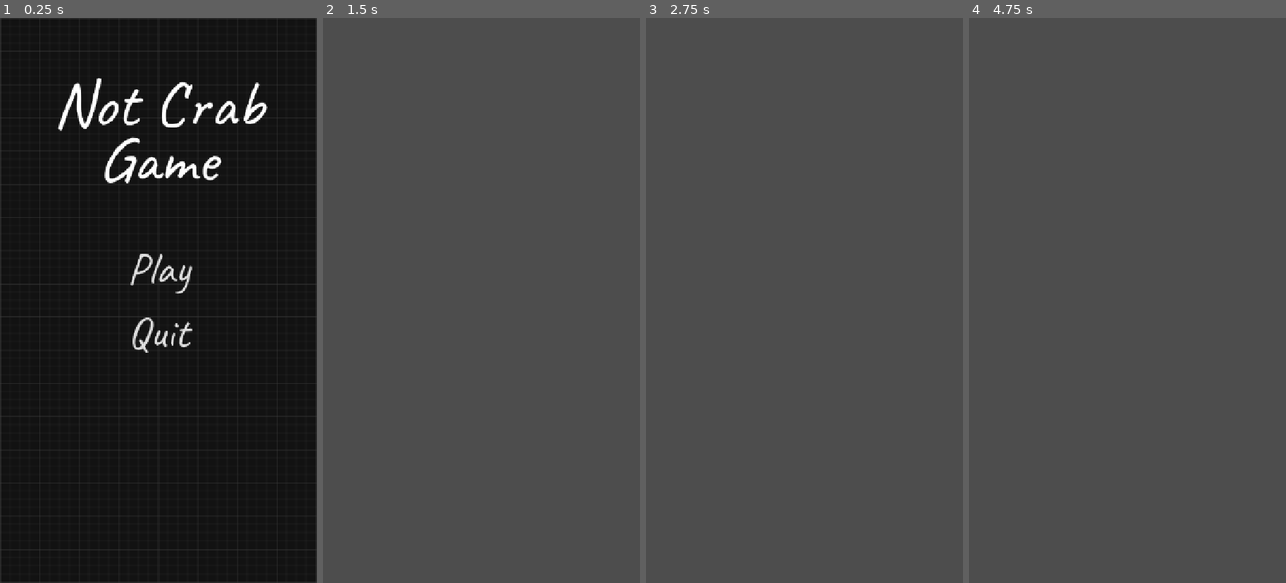
Above: before the commit, frames 1-4 (left to right).
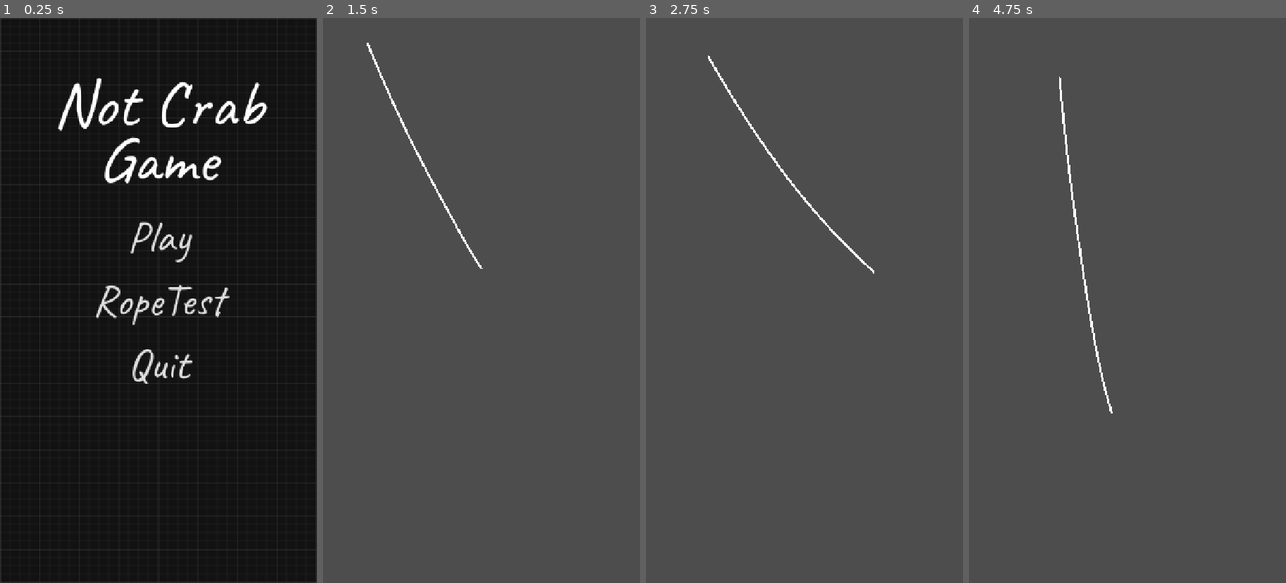
Above: after the commit, the same moments.

Repository: romeshdev/GGJ26
Game: Godot game, scene res://Scenes/Start.tscn
The game is run twice, just before and just after one commit, with the same random seed, the same clock (stepped at 60 frames per second) and the same inputs.
Inputs (mouse positions are in pixels of both pictures, inside the frame that each line leads up to):
- Up to frame 1 (0.25 s): no input
- Up to frame 2 (1.5 s): click (481, 300) at 0.5 s, where only the run after the commit has a clickable "RopeTest"; click (481, 266) at 1.25 s, where only the run before the commit has a clickable "Play"
- Up to frame 3 (2.75 s): move the mouse to (874, 272) at 2.02 s; press the mouse at (874, 272) at 2.03 s; right-click (874, 272) at 2.3 s
- Up to frame 4 (4.75 s): move the mouse to (1064, 328) at 2.77 s; release the mouse at (1064, 328) at 2.78 s; right-click (1064, 328) at 2.85 s; click (1064, 328) at 3.05 s; move the mouse to (1159, 176) at 3.52 s; press the mouse at (1159, 176) at 3.53 s; right-click (1159, 176) at 3.8 s; move the mouse to (1111, 413) at 4.27 s; release the mouse at (1111, 413) at 4.28 s; right-click (1111, 413) at 4.35 s; click (1111, 413) at 4.55 s

The runs differ from the first frame. In frame 1, 2.2% of the frame differs, in the area x 30-73%, y 36-65%; in frame 2, 0.3%; in frame 3, 0.3%; in frame 4, 0.4%.

Commit message:
tape pulling

Diff:
--- a/Scenes/Game.tscn
+++ b/Scenes/Game.tscn
@@ -1,3 +1,10 @@
 [gd_scene format=3 uid="uid://ca4j57ohbw1ju"]
 
+[ext_resource type="PackedScene" uid="uid://q20prdd4vbjb" path="res://Scenes/Varlet.tscn" id="1_iukft"]
+
 [node name="Node2D" type="Node2D" unique_id=2067413308]
+
+[node name="Rope" parent="." unique_id=467451766 instance=ExtResource("1_iukft")]
+visible = false
+position = Vector2(141, 297)
+ropeLength = 100.0
--- /dev/null
+++ b/Scenes/RopeTest.tscn
@@ -0,0 +1,26 @@
+[gd_scene format=3 uid="uid://wr8rf4pk244y"]
+
+[ext_resource type="PackedScene" uid="uid://q20prdd4vbjb" path="res://Scenes/Varlet.tscn" id="1_n13ob"]
+
+[sub_resource type="Curve2D" id="Curve2D_n13ob"]
+_data = {
+"points": PackedVector2Array(0, 0, 0, 0, 72, 36, 0, 0, 0, 0, 393, 273)
+}
+point_count = 2
+
+[node name="Node2D" type="Node2D" unique_id=2067413308]
+
+[node name="Rope" parent="." unique_id=467451766 node_paths=PackedStringArray("pathFollow2D") instance=ExtResource("1_n13ob")]
+position = Vector2(141, 297)
+ropeLength = 10.0
+constrain = 0.5
+gravity = Vector2(0, 50)
+pathFollow2D = NodePath("../Path2D/PathFollow2D")
+
+[node name="Path2D" type="Path2D" parent="." unique_id=900199518]
+curve = SubResource("Curve2D_n13ob")
+
+[node name="PathFollow2D" type="PathFollow2D" parent="Path2D" unique_id=1695692892]
+position = Vector2(72.592514, 36.43746)
+rotation = 0.63598245
+progress = 0.9987793
--- a/Scenes/Start.tscn
+++ b/Scenes/Start.tscn
@@ -52,6 +52,13 @@
 theme_override_styles/normal = SubResource("StyleBoxEmpty_y4ycm")
 text = "Play"
 
+[node name="RopeTestButton" type="Button" parent="MarginContainer/VBoxContainer" unique_id=2050835773]
+layout_mode = 2
+theme_override_fonts/font = ExtResource("2_nt0jr")
+theme_override_font_sizes/font_size = 100
+theme_override_styles/normal = SubResource("StyleBoxEmpty_y4ycm")
+text = "RopeTest"
+
 [node name="QuitButton" type="Button" parent="MarginContainer/VBoxContainer" unique_id=1121336460]
 layout_mode = 2
 theme_override_fonts/font = ExtResource("2_nt0jr")
@@ -60,4 +67,5 @@
 text = "Quit"
 
 [connection signal="pressed" from="MarginContainer/VBoxContainer/PlayButton" to="." method="_on_play_button_pressed"]
+[connection signal="pressed" from="MarginContainer/VBoxContainer/RopeTestButton" to="." method="_on_rope_test_button_pressed"]
 [connection signal="pressed" from="MarginContainer/VBoxContainer/QuitButton" to="." method="_on_quit_button_pressed"]
--- /dev/null
+++ b/Scenes/Varlet.tscn
@@ -0,0 +1,10 @@
+[gd_scene format=3 uid="uid://q20prdd4vbjb"]
+
+[ext_resource type="Script" uid="uid://cmo7kkxoowxlo" path="res://Scripts/String.gd" id="1"]
+
+[node name="String" type="Node2D" unique_id=1337291173]
+script = ExtResource("1")
+
+[node name="Line2D" type="Line2D" parent="." unique_id=356800079]
+points = PackedVector2Array(0, 0, 1, 0, 2, 0, 3, 0, 4, 0, 5, 0, 6, 0, 7, 0, 8, 0, 9, 0, 10, 0, 11, 0, 12, 0, 13, 0, 14, 0, 15, 0, 16, 0, 17, 0, 18, 0, 19, 0, 20, 0, 21, 0, 22, 0, 23, 0, 24, 0, 25, 0, 26, 0, 27, 0, 28, 0, 29, 0, 30, 0, 31, 0, 32, 0, 33, 0, 34, 0, 35, 0, 36, 0, 37, 0, 38, 0, 39, 0, 40, 0, 41, 0, 42, 0, 43, 0, 44, 0, 45, 0, 46, 0, 47, 0, 48, 0, 49, 0, 50, 0, 51, 0, 52, 0, 53, 0, 54, 0, 55, 0, 56, 0, 57, 0, 58, 0, 59, 0, 60, 0, 61, 0, 62, 0, 63, 0, 64, 0, 65, 0, 66, 0, 67, 0, 68, 0, 69, 0, 70, 0, 71, 0, 72, 0, 73, 0, 74, 0, 75, 0, 76, 0, 77, 0, 78, 0, 79, 0, 80, 0, 81, 0, 82, 0, 83, 0, 84, 0, 85, 0, 86, 0, 87, 0, 88, 0, 89, 0, 90, 0, 91, 0, 92, 0, 93, 0, 94, 0, 95, 0, 96, 0, 97, 0, 98, 0, 99, 0)
+width = 5.0
--- a/Scripts/Start.gd
+++ b/Scripts/Start.gd
@@ -5,3 +5,7 @@
 
 func _on_quit_button_pressed():
 	get_tree().quit()
+
+
+func _on_rope_test_button_pressed():
+	get_tree().change_scene_to_file("res://Scenes/RopeTest.tscn")
--- /dev/null
+++ b/Scripts/String.gd
@@ -0,0 +1,121 @@
+extends Node2D
+
+@export var ropeLength: float = 30
+@export var constrain: float = 1	# distance between points
+@export var gravity: Vector2 = Vector2(0,9.8)
+@export var dampening: float = 0.9
+@export var startPin: bool = true
+@export var endPin: bool = true
+
+@export var pathFollow2D: PathFollow2D
+
+@onready var line2D: Line2D = $Line2D
+
+var pos: PackedVector2Array
+var posPrev: PackedVector2Array
+var pointCount: int
+
+var ropeLengthClamp = .5
+var tapePullSpeed = .1
+
+func _ready()->void:
+	pointCount = get_pointCount(ropeLength)
+	resize_arrays()
+	init_position()
+
+func get_pointCount(distance: float)->int:
+	return int(ceil(distance / constrain))
+
+func resize_arrays():
+	pos.resize(pointCount)
+	posPrev.resize(pointCount)
+
+func init_position()->void:
+	for i in range(pointCount):
+		pos[i] = position + Vector2(constrain *i, 0)
+		posPrev[i] = position + Vector2(constrain *i, 0)
+	position = Vector2.ZERO
+
+func _unhandled_input(event:InputEvent)->void:
+	var mouse_pos = get_global_mouse_position()
+	var dir = pathFollow2D.global_position.direction_to(mouse_pos)
+	var dist = pathFollow2D.global_position.distance_to(mouse_pos)
+	var max_dist = ropeLength * ropeLengthClamp
+	var clamped_dist = min(dist, max_dist)
+	if event is InputEventMouseMotion:
+		if Input.is_action_pressed("click"):	#Move start point
+			set_start(pathFollow2D.global_position + dir * clamped_dist)
+			# set_start(get_global_mouse_position())
+		# if Input.is_action_pressed("right_click"):	#Move start point
+		# 	set_last(get_global_mouse_position())
+	elif event is InputEventMouseButton && event.is_pressed():
+		if event.button_index == 1:
+			set_start(get_global_mouse_position())
+		# elif event.button_index == 2:
+		# 	set_last(get_global_mouse_position())
+
+func _process(delta)->void:
+
+	update_points(delta)
+	update_constrain()
+	set_last(pathFollow2D.global_position)
+
+	var mouse_pos = get_global_mouse_position()
+	var max_dist = ropeLength * ropeLengthClamp
+	var mouse_dist = pathFollow2D.global_position.distance_to(mouse_pos)
+
+	if mouse_dist >= max_dist:
+		pathFollow2D.progress_ratio += tapePullSpeed * delta
+		# pos.insert(0, pathFollow2D.global_position + Vector2(0,0))
+		# posPrev.insert(0, pathFollow2D.global_position + Vector2(0,0))
+		ropeLength += 1
+
+
+	#update_constrain()	#Repeat to get tighter rope
+	#update_constrain()
+
+	# Send positions to Line2D for drawing
+	line2D.points = pos
+
+func set_start(p:Vector2)->void:
+	pos[0] = p
+	posPrev[0] = p
+
+func set_last(p:Vector2)->void:
+	pos[pointCount-1] = p
+	posPrev[pointCount-1] = p
+
+func update_points(delta)->void:
+	for i in range (pointCount):
+		# not first and last || first if not pinned || last if not pinned
+		if (i!=0 && i!=pointCount-1) || (i==0 && !startPin) || (i==pointCount-1 && !endPin):
+			var velocity = (pos[i] -posPrev[i]) * dampening
+			posPrev[i] = pos[i]
+			pos[i] += velocity + (gravity * delta)
+
+func update_constrain()->void:
+	for i in range(pointCount):
+		if i == pointCount-1:
+			return
+		var distance = pos[i].distance_to(pos[i+1])
+		var difference = constrain - distance
+		var percent = difference / distance
+		var vec2 = pos[i+1] - pos[i]
+
+		# if first point
+		if i == 0:
+			if startPin:
+				pos[i+1] += vec2 * percent
+			else:
+				pos[i] -= vec2 * (percent/2)
+				pos[i+1] += vec2 * (percent/2)
+		# if last point, skip because no more points after it
+		elif i == pointCount-1:
+			pass
+		# all the rest
+		else:
+			if i+1 == pointCount-1 && endPin:
+				pos[i] -= vec2 * percent
+			else:
+				pos[i] -= vec2 * (percent/2)
+				pos[i+1] += vec2 * (percent/2)
--- a/project.godot
+++ b/project.godot
@@ -24,6 +24,19 @@
 window/stretch/mode="canvas_items"
 window/handheld/orientation=1
 
+[input]
+
+click={
+"deadzone": 0.2,
+"events": [Object(InputEventMouseButton,"resource_local_to_scene":false,"resource_name":"","device":-1,"window_id":0,"alt_pressed":false,"shift_pressed":false,"ctrl_pressed":false,"meta_pressed":false,"button_mask":1,"position":Vector2(172, 12),"global_position":Vector2(181, 60),"factor":1.0,"button_index":1,"canceled":false,"pressed":true,"double_click":false,"script":null)
+]
+}
+right_click={
+"deadzone": 0.2,
+"events": [Object(InputEventMouseButton,"resource_local_to_scene":false,"resource_name":"","device":-1,"window_id":0,"alt_pressed":false,"shift_pressed":false,"ctrl_pressed":false,"meta_pressed":false,"button_mask":2,"position":Vector2(255, 10),"global_position":Vector2(264, 58),"factor":1.0,"button_index":2,"canceled":false,"pressed":true,"double_click":false,"script":null)
+]
+}
+
 [physics]
 
 3d/physics_engine="Jolt Physics"
Not shown, added: Scripts/String.gd.uid
